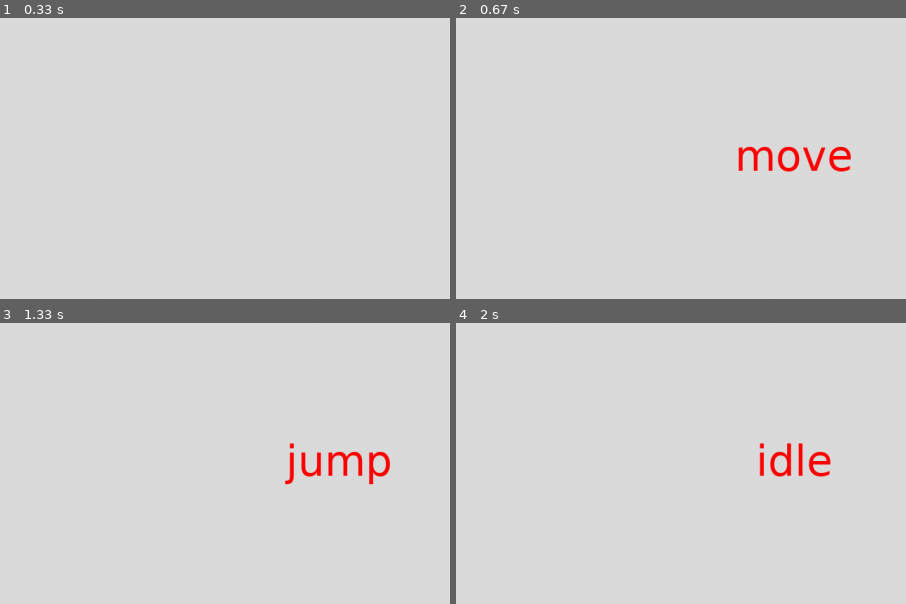
Above: before the commit, frames 1-4 (two rows, left to right).
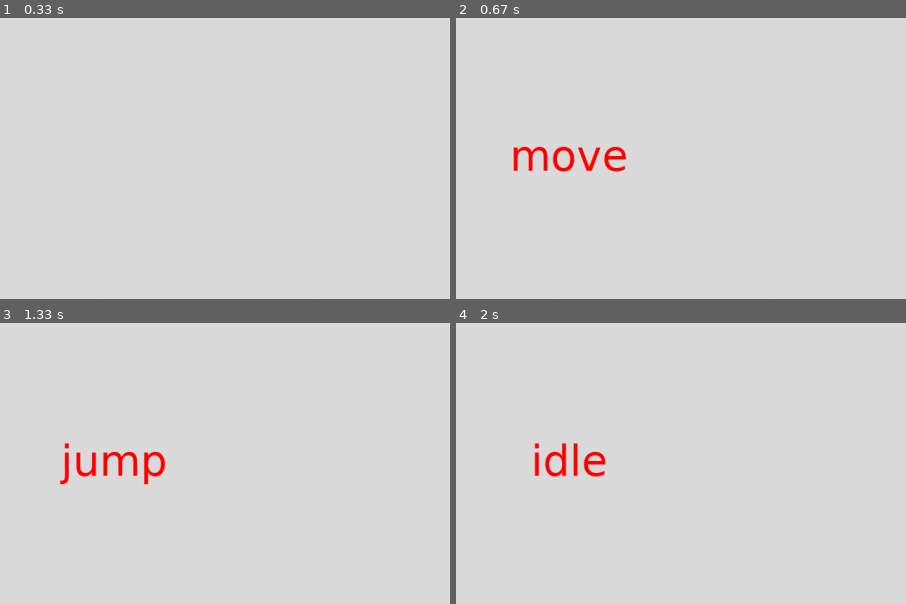
Above: after the commit, the same moments.

Repository: alberto-battistel/Experiment_with_Pygame
Game: pygame game, started from FSM.py
Two runs of this game, one before a commit and one after it. Both use one fixed random seed, a clock stepped at 60 frames per second and the inputs below.
Inputs:
- Up to frame 1 (0.33 s): no input
- Up to frame 2 (0.67 s): hold D from 0.33 s (still down)
- Up to frame 3 (1.33 s): release D at 0.8 s; hold W 0.83-1.13 s
- Up to frame 4 (2 s): tap Space at 1.67 s
The pictures show only the part of the screen within x 12-62%, y 25-75%; the shares and areas given below are measured in that part.

Frame 1 is identical in both runs. In frame 2, 2.0% of the frame differs, in the area x 12-88%, y 45-55%; in frame 3, 2.0%; in frame 4, 1.6%.

Commit message:
Added stack in FSM.

Diff:
--- a/FSM.py
+++ b/FSM.py
@@ -1,4 +1,5 @@
 from enum import Enum,  auto
+from collections import deque
 
 import pygame
 from pygame.locals import *
@@ -60,18 +61,21 @@
                                 }
 
     def __init__(self):
-        self.actual_state = State.idle
         self.old_state = None
         self.running = False
+        self.stack = deque(maxlen=4)
 
-    def start_FSM(self):
+    def start_FSM(self,  starting_state):
+       self.actual_state = starting_state
        self.actual_state.enter()
+       self.stack.appendleft(self.actual_state)
 
     def trigger_transition(self, new_state: State):
         self.old_state = self.actual_state
         self.old_state.exit()
         self.actual_state = new_state
         self.actual_state.enter()
+        self.stack.appendleft(self.actual_state)
 
     def handle_event(self, event):
         target_states = self.table[self.actual_state]
@@ -89,7 +93,7 @@
 #if __name__ == "main":
 
 fsm = FiniteStateMachine()
-fsm.start_FSM()
+fsm.start_FSM(State.idle)
 
 
 class TestRun(App):
@@ -106,9 +110,9 @@
     def render(self):
         if self.surface_2_render is not None:
             width,  heigth = self.surface_2_render.get_size()
-            position = [int(s/2) for s in self.settings['screen_size']]
-            position[0] -= round(width/2)
-            position[1] -= round(heigth/2)
+            position = [1/4*self.settings['screen_size'][0], 1/2*self.settings['screen_size'][1]]
+            position[0] = round(position[0]-width/2)
+            position[1] = round(position[1]-heigth/2)
             self.screen.blit(self.surface_2_render, position)
 
 
